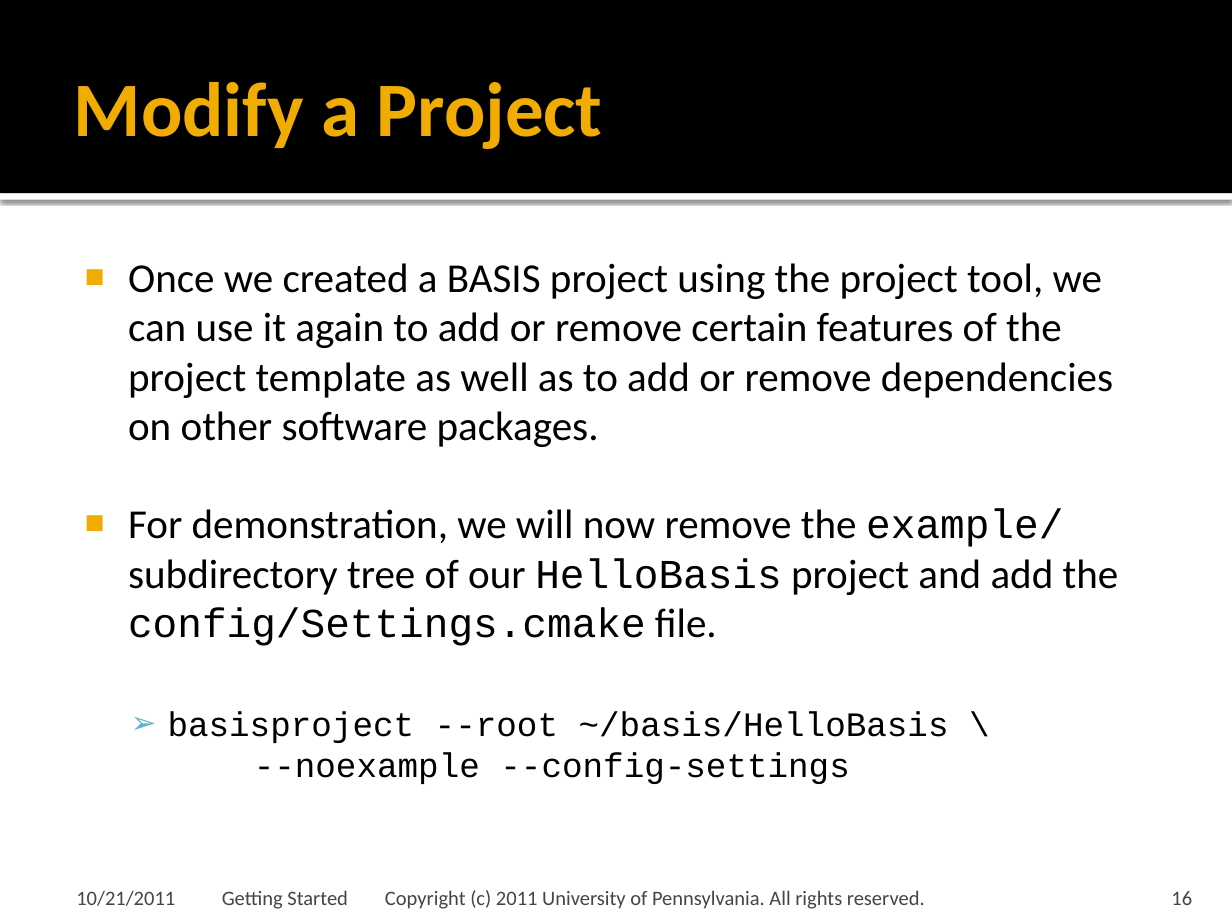
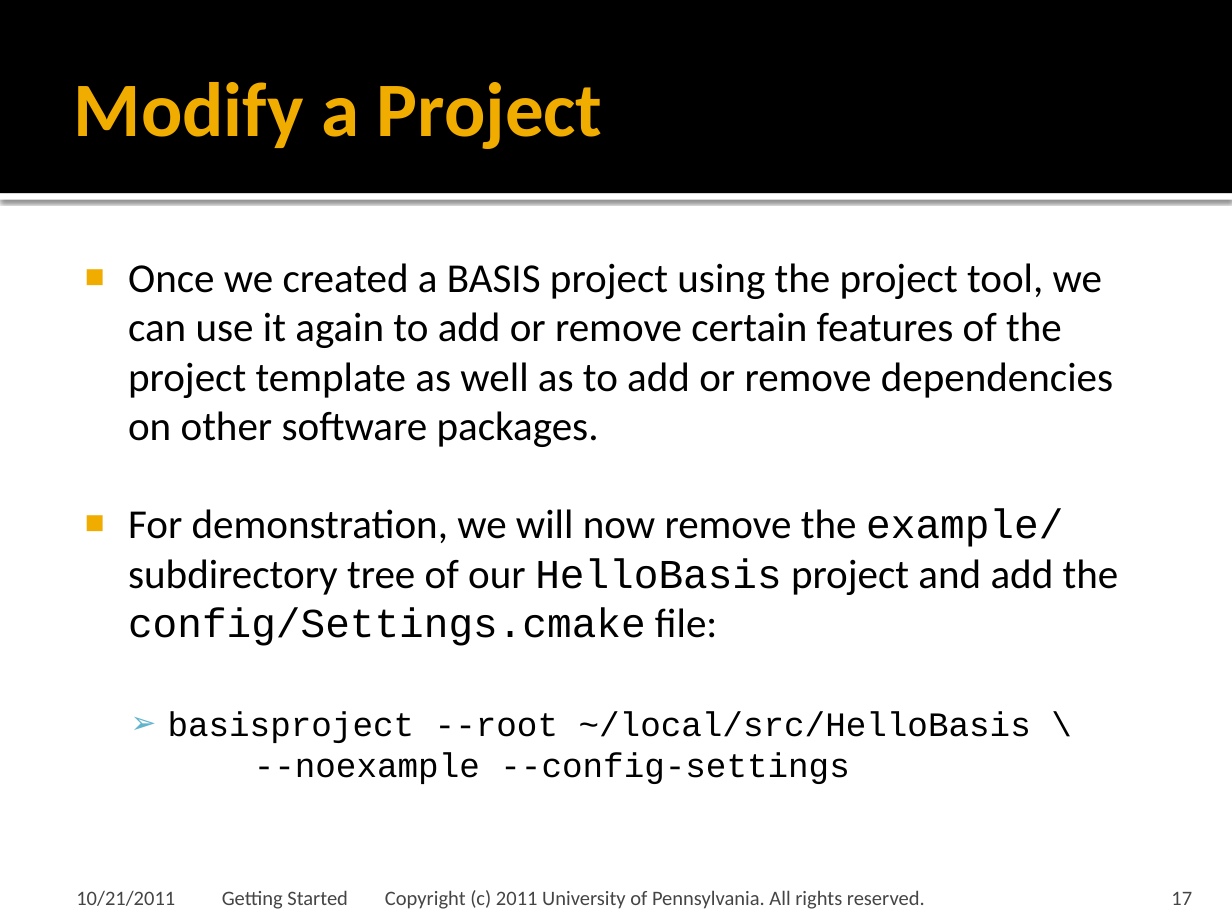
Before and after one commit to cmake-basis/legacy, a slide deck: slide 17 of doc/tutorials/02 Getting Started.pptx (slide 16 before the commit). Drawn at 1232x924 pixels with LibreOffice and Linux fonts; fonts in the diff are those of the drawing; background and template pictures are left out. Boxes give left, top, right and bottom in pixels: in the first picture for what was removed or moved away, otherwise in the second. Text is boxed around its words. In the diff, an @@ line names an element or a change of style, - is before the commit and + after.

```diff
--- a/doc/tutorials/02 Getting Started.pptx
+++ b/doc/tutorials/02 Getting Started.pptx
@@ text at [128, 509, 1119, 784]: text changed @@
-■ For demonstration, we will now remove the example/ subdirectory tree of our HelloBasis project and add the config/Settings.cmake file.
-  ➢ basisproject --root ~/basis/HelloBasis \
-    --noexample --config-settings
+■ For demonstration, we will now remove the example/ subdirectory tree of our HelloBasis project and add the config/Settings.cmake file:
+  ➢ basisproject --root ~/local/src/HelloBasis \
+    --noexample --config-settings
@@ page number at [1171, 892, 1192, 905]: text changed @@
-16
+17
```
Also in this commit, not shown: 11 other slides changed, 10 slides added.
